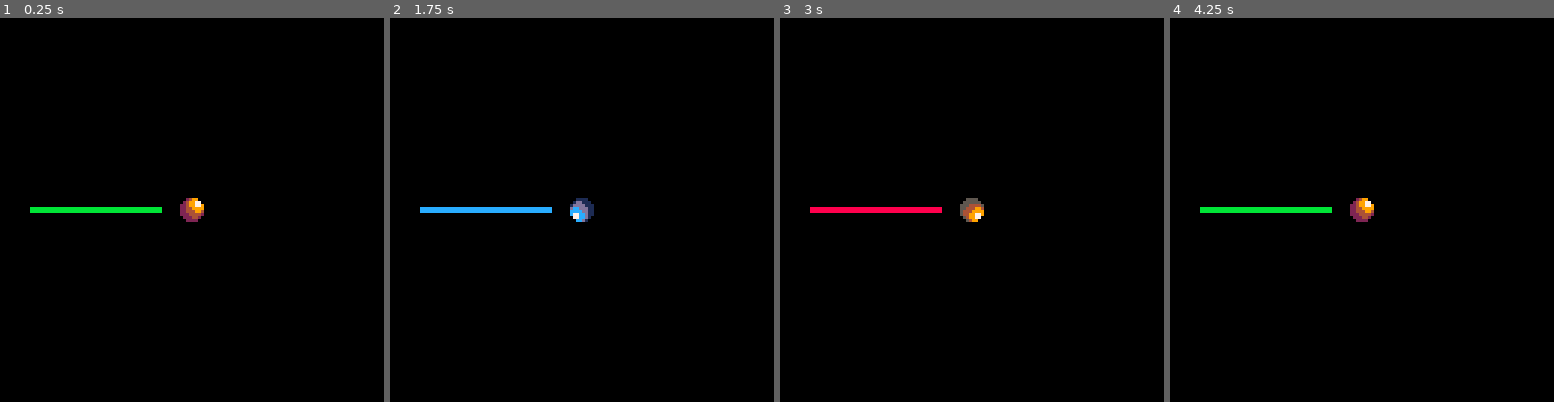
Above: before the commit, frames 1-4 (left to right).
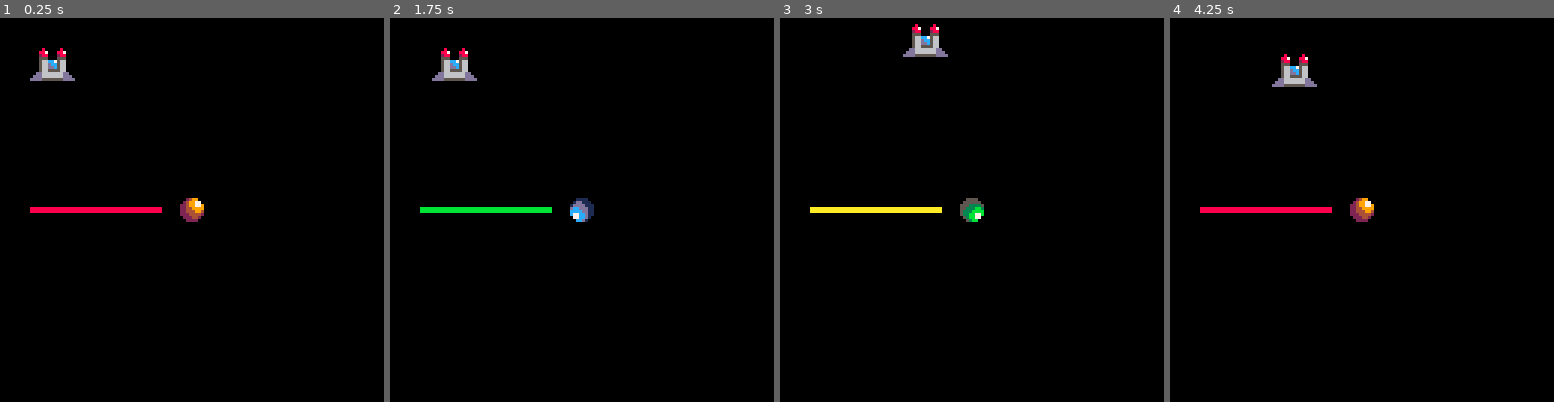
Above: after the commit, the same moments.

Repository: sroccaserra/shmup
Game: PICO-8 cartridge carts/shoot.p8
The game is run twice, just before and just after one commit, with the same random seed, the same clock (stepped at 60 frames per second) and the same inputs.
Inputs:
- Up to frame 1 (0.25 s): no input
- Up to frame 2 (1.75 s): hold Right from 1.6 s (still down)
- Up to frame 3 (3 s): release Right at 2.1 s; hold Up 2.15-2.42 s; hold Right from 2.47 s (still down)
- Up to frame 4 (4.25 s): release Right at 3.03 s; hold Left 3.08-3.58 s; hold Down 3.63-3.97 s; hold Right from 4.02 s (still down)

The runs differ from the first frame. In frame 1, 1.1% of the frame differs, in the area x 7-43%, y 7-51%; in frame 2, 1.1%; in frame 3, 1.3%, in the area x 7-54%, y 1-54%; in frame 4, 1.1%.

Commit message:
Add ship

Diff:
--- a/carts/main.lua
+++ b/carts/main.lua
@@ -3,7 +3,12 @@
 fc = 0
 
 lc = 1
-lcs = {8, 11, 12}
+lcs = {8, 10, 11, 12}
+
+ship = {
+  x = 10,
+  y = 10
+}
 
 function _draw()
   cls()
@@ -12,6 +17,8 @@
 
   line(10, 63, 53, 63, lcs[lc])
   line(10, 64, 53, 64, lcs[lc])
+
+  spr(17, ship.x, ship.y, 2, 2)
 end
 
 function _update()
@@ -30,4 +37,17 @@
   if n > 4 then
     n = 1
   end
+
+  if btn(0) then
+    ship.x = ship.x - 1
+  end
+  if btn(1) then
+    ship.x = ship.x + 1
+  end
+  if btn(2) then
+    ship.y = ship.y - 1
+  end
+  if btn(3) then
+    ship.y = ship.y + 1
+  end
 end
Not shown, changed: 19 lines of the sprite sheet (__gfx__) section of carts/shoot.p8
